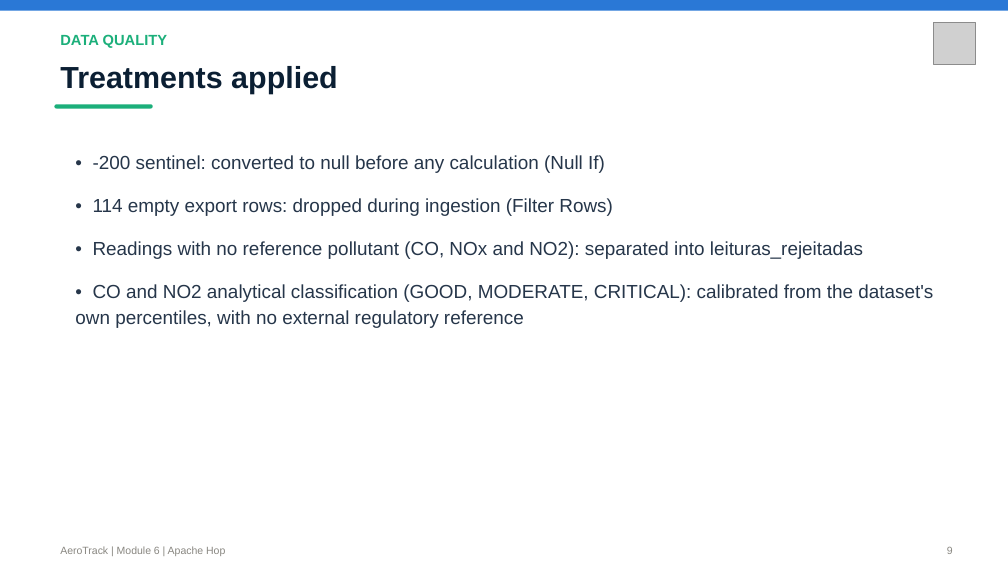
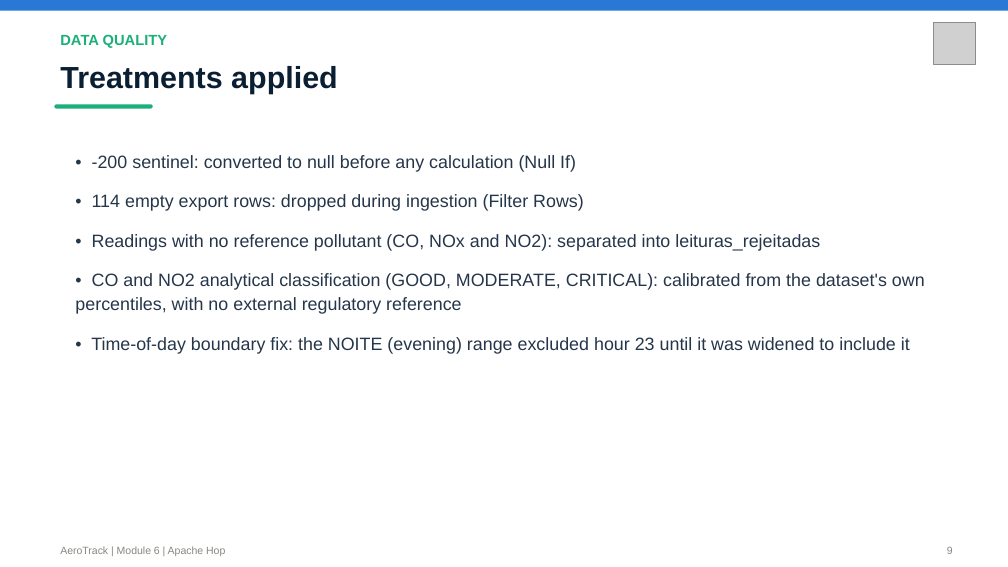
Before and after one commit to JulianaBallin/AeroTrack, a slide deck: slide 9 of docs/evidencias/AeroTrack-Apresentacao-Modulo6.pptx. Drawn at 1008x567 pixels with LibreOffice and Linux fonts; fonts in the diff are those of the drawing; grey boxes stand for pictures. Boxes give left, top, right and bottom in pixels: in the first picture for what was removed or moved away, otherwise in the second. Text is boxed around its words. In the diff, an @@ line names an element or a change of style, - is before the commit and + after.

```diff
--- a/docs/evidencias/AeroTrack-Apresentacao-Modulo6.pptx
+++ b/docs/evidencias/AeroTrack-Apresentacao-Modulo6.pptx
@@ text at bbox=[75, 155, 925, 314]: size 18 to 17 pt in "• -200 sentinel: converted to null before ...", "• 114 empty export rows: dropped during ...", "• Readings with no reference pollutant (CO, ...", "• CO and NO2 analytical classification (GOOD, ..."; less space between paragraphs @@
@@ text at bbox=[91, 337, 910, 354]: paragraph added @@
+• Time-of-day boundary fix: the NOITE (evening) range excluded hour 23 until it was widened to include it
```
Also in this commit, not shown: 2 other slides changed, 1 other file.
